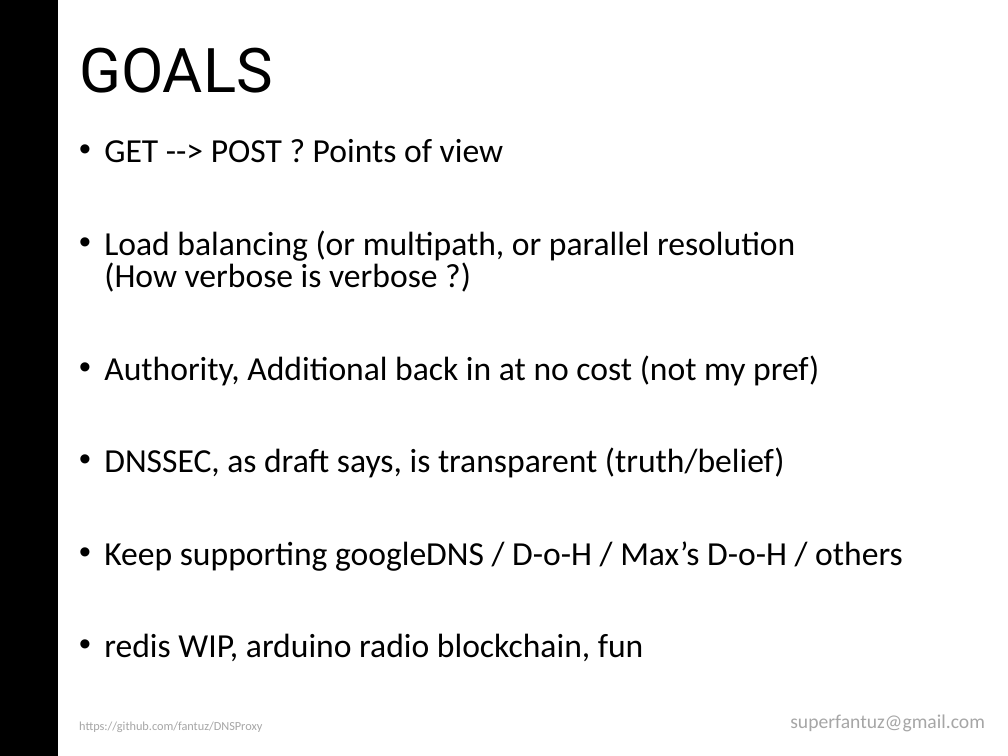
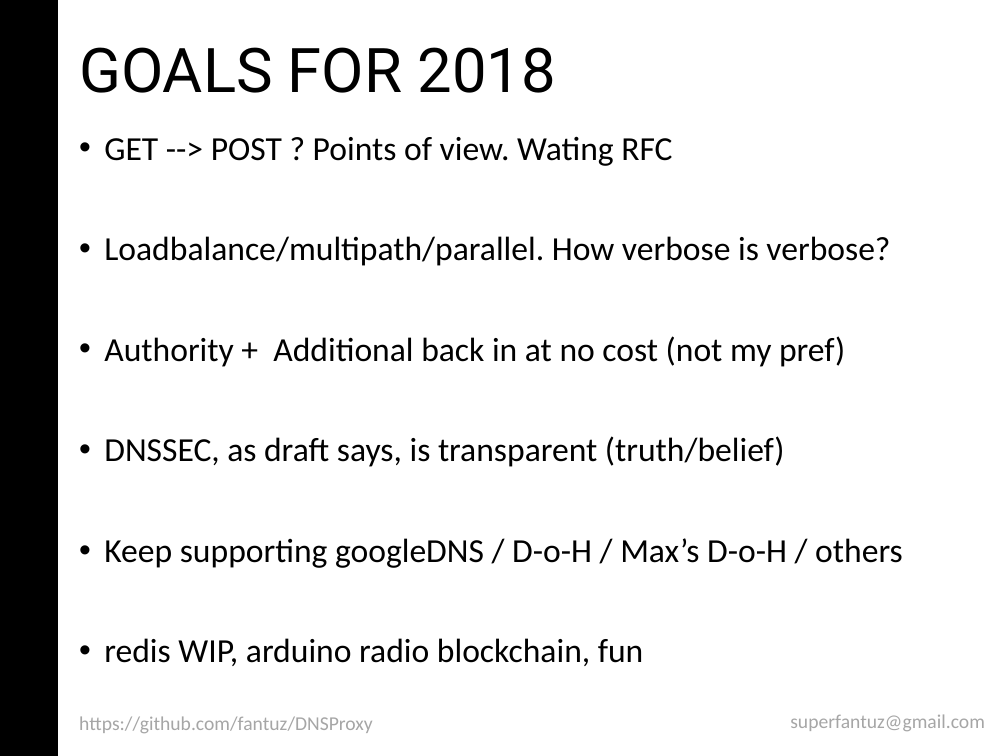
Before and after one commit to andreafabrizi/DNSProxy, a slide deck: slide 8 of DNSProxy_MFantuzzi.ppt. Drawn at 1008x756 pixels with LibreOffice and Linux fonts; fonts in the diff are those of the drawing. Boxes give left, top, right and bottom in pixels: in the first picture for what was removed or moved away, otherwise in the second. Text is boxed around its words. In the diff, an @@ line names an element or a change of style, - is before the commit and + after.

```diff
--- a/DNSProxy_MFantuzzi.ppt
+++ b/DNSProxy_MFantuzzi.ppt
@@ text at (x1=79, y1=47, x2=555, y2=93): text changed @@
-GOALS
+GOALS FOR 2018
@@ text at (x1=104, y1=136, x2=890, y2=367): text changed @@
-• GET --> POST ? Points of view
-• Load balancing (or multipath, or parallel resolution
-  (How verbose is verbose ?)
-• Authority, Additional back in at no cost (not my pref)
+• GET --> POST ? Points of view. Wating RFC
+• Loadbalance/multipath/parallel. How verbose is verbose?
+• Authority + Additional back in at no cost (not my pref)
@@ text at (x1=104, y1=436, x2=903, y2=666): line spacing 0.8 to 0.9 @@
@@ text "https://github.com/fantuz/DNSProxy" at (x1=79, y1=716, x2=373, y2=733): size 8.8 to 14 pt; line spacing 0.7 to 0.9 @@
```
Also in this commit, not shown: 8 other slides changed.
